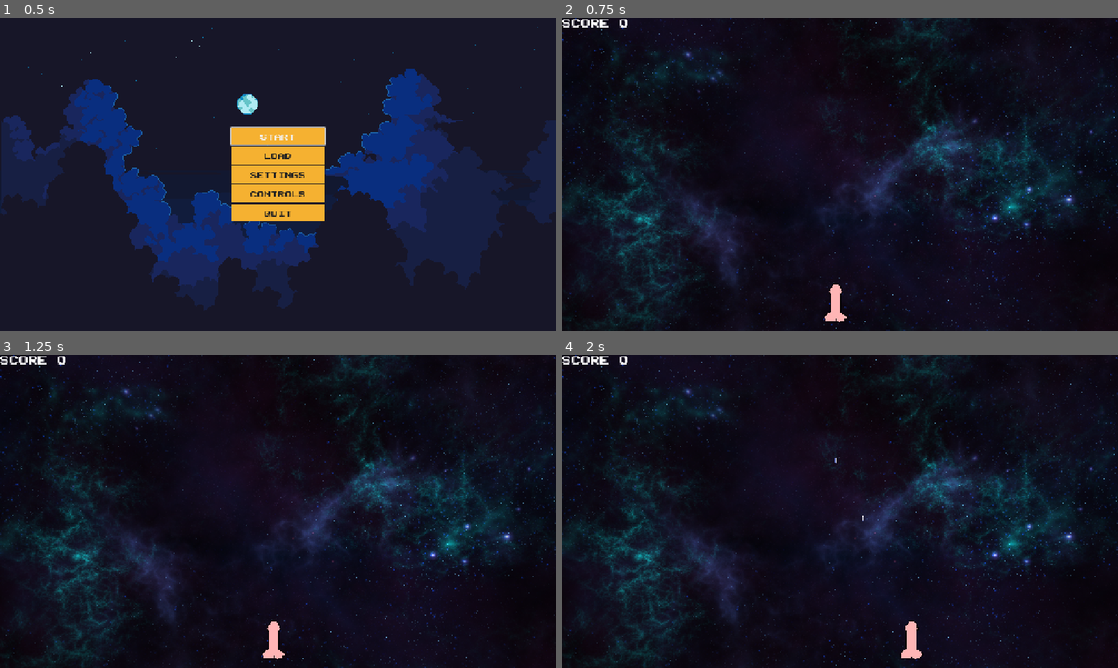
Above: before the commit, frames 1-4 (two rows, left to right).
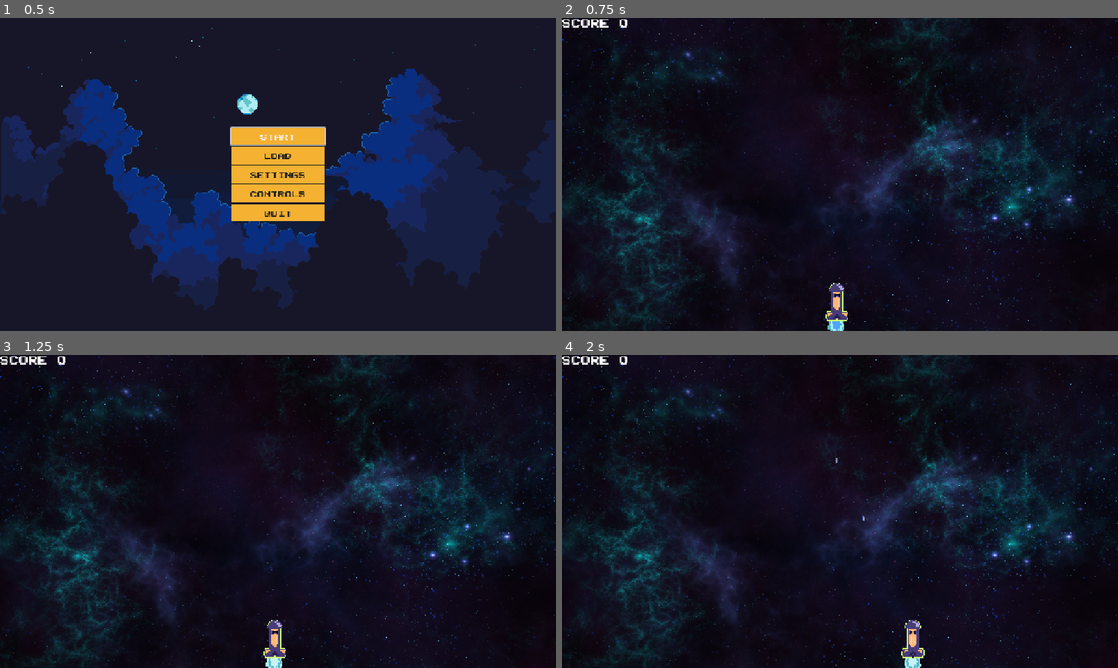
Above: after the commit, the same moments.

Repository: fabiolrodriguez/k-raio
Game: Godot game, scene res://scenes/main_menu/main_menu.tscn
Same seed, same stepped clock (60 frames per second), same inputs: the game is played once before the commit and once after it.
Inputs (mouse positions are in pixels of both pictures, inside the frame that each line leads up to):
- Up to frame 1 (0.5 s): no input
- Up to frame 2 (0.75 s): click "START" at 0.5 s
- Up to frame 3 (1.25 s): no input
- Up to frame 4 (2 s): tap Enter (ui_accept) at 1.25, 1.52 s; move the mouse to (962, 495) at 1.27 s; hold Right (ui_right) from 1.28 s (still down)

Frame 1 is identical in both runs. In frame 2, 0.4% of the frame differs, in the area x 47-52%, y 84-100%; in frame 3, 0.4%; in frame 4, 0.5%, in the area x 49-66%, y 32-100%.

Commit message:
finished upgrades logic and changed player sprite

Diff:
--- a/scenes/player/player.tscn
+++ b/scenes/player/player.tscn
@@ -1,12 +1,28 @@
 [gd_scene format=3 uid="uid://w57g2ubn0bwi"]
 
 [ext_resource type="Script" uid="uid://bk3eqabhw6xy6" path="res://scripts/player.gd" id="1_8afob"]
-[ext_resource type="Texture2D" uid="uid://cwa6srqygup2p" path="res://assets/textures/passaralho.png" id="2_dovo2"]
 [ext_resource type="PackedScene" uid="uid://cfs06d8nvl8l8" path="res://scenes/player/bullet.tscn" id="2_gmlin"]
+[ext_resource type="Texture2D" uid="uid://6k6pe23cs7x8" path="res://assets/textures/Passaralho2.png" id="3_gmlin"]
+[ext_resource type="Texture2D" uid="uid://dsrqwj1h54pnn" path="res://assets/textures/Flame2.png" id="4_p47bc"]
+[ext_resource type="Texture2D" uid="uid://bf8xclesmflel" path="res://assets/textures/Flame.png" id="5_75vfm"]
 
 [sub_resource type="CapsuleShape2D" id="CapsuleShape2D_dovo2"]
 radius = 16.0
 height = 66.0
+
+[sub_resource type="SpriteFrames" id="SpriteFrames_0owmy"]
+animations = [{
+"frames": [{
+"duration": 1.0,
+"texture": ExtResource("4_p47bc")
+}, {
+"duration": 1.0,
+"texture": ExtResource("5_75vfm")
+}],
+"loop": true,
+"name": &"default",
+"speed": 5.0
+}]
 
 [node name="player" type="CharacterBody2D" unique_id=1144793056]
 collision_layer = 2
@@ -15,11 +31,16 @@
 bullet_scene = ExtResource("2_gmlin")
 
 [node name="texture" type="Sprite2D" parent="." unique_id=94469378]
-texture = ExtResource("2_dovo2")
+texture = ExtResource("3_gmlin")
 
 [node name="collider" type="CollisionShape2D" parent="." unique_id=1020706002]
-position = Vector2(-1, 1)
+position = Vector2(0, 1)
 shape = SubResource("CapsuleShape2D_dovo2")
 
 [node name="shootpoint" type="Marker2D" parent="." unique_id=2077615094]
-position = Vector2(-1, -30)
+position = Vector2(0, -30)
+
+[node name="flame" type="AnimatedSprite2D" parent="." unique_id=1588495887]
+position = Vector2(-2, 44)
+sprite_frames = SubResource("SpriteFrames_0owmy")
+autoplay = "default"
--- a/scripts/enemy.gd
+++ b/scripts/enemy.gd
@@ -11,8 +11,8 @@
 @onready var shoot_timer = $shoottimer
 
 @export var upgrade_pickup_scene: PackedScene
-@export var drop_chance: float = 0.2
-@export var possible_upgrades: Array[String] = ["spread_shot", "speed_up"]
+@export var drop_chance: float = 0.1
+@export var possible_upgrades: Array[String] = ["spread_shot", "speed_up", "fire_rate", "shield"]
 
 func _process(delta):
 	global_position.y += speed * delta
--- a/scripts/enemydiag.gd
+++ b/scripts/enemydiag.gd
@@ -1,6 +1,6 @@
 extends Area2D
 
-@export var speed: float = 120.0
+@export var speed: float = 140.0
 @export var hp: int = 1
 @export var destroy_sound: AudioStream
 @export var score_value: int = 150
@@ -11,7 +11,7 @@
 
 @export var upgrade_pickup_scene: PackedScene
 @export var drop_chance: float = 0.2
-@export var possible_upgrades: Array[String] = ["spread_shot", "speed_up"]
+@export var possible_upgrades: Array[String] = ["spread_shot", "speed_up", "fire_rate", "shield"]
 
 
 func _ready():
--- a/scripts/player.gd
+++ b/scripts/player.gd
@@ -12,11 +12,13 @@
 var upgrades = {
 	"spread_shot": 0,
 	"fire_rate": 0,
-	"speed_up": 0
+	"speed_up": 0,
+	"shield": 0
 }
 
 var base_fire_rate: float = 0.2
 var base_speed: float = 250.0
+var shield_charges := 0
 
 func _ready():
 	screen_size = get_viewport_rect().size
@@ -60,6 +62,12 @@
 	if is_dead:
 		return
 
+	# verifica shield antes de morrer
+	if shield_charges > 0:
+		shield_charges -= 1
+		on_shield_hit()
+		return
+
 	is_dead = true
 
 	var game = get_tree().current_scene
@@ -73,6 +81,10 @@
 		upgrades[upgrade_id] = 0
 
 	upgrades[upgrade_id] += 1
+
+	if upgrade_id == "shield":
+		shield_charges += 1
+
 	recalculate_upgrades()
 	print("Upgrade aplicado:", upgrade_id)
 	print("Velocidade atual:", speed)
@@ -89,3 +101,8 @@
 	get_tree().current_scene.add_child(bullet)
 	bullet.global_position = shoot_point.global_position + Vector2(x_offset, 0)
 	bullet.direction = direction.normalized()
+
+func on_shield_hit():
+	print("Shield absorveu o dano!")
+
+	# aqui podemos adicionar efeito visual depois
--- a/scripts/upgrade.gd
+++ b/scripts/upgrade.gd
@@ -7,7 +7,7 @@
 var upgrade_colors = {
 	"spread_shot": Color(1.0, 0.3, 0.3),   # vermelho
 	"speed_up": Color(0.3, 0.8, 1.0),      # azul claro
-	"fire_rate": Color(1.0, 0.9, 0.3),     # amarelo
+	"fire_rate": Color(1.0, 1.0, 0.161, 1.0),     # amarelo
 	"shield": Color(0.4, 1.0, 0.5)         # verde
 }
 
Binary file added: assets/textures/Flame.png
Not shown, added: assets/textures/Flame.png.import
Binary file added: assets/textures/Flame2.png
Not shown, added: assets/textures/Flame2.png.import
Binary file added: assets/textures/Passaralho2.png
Not shown, added: assets/textures/Passaralho2.png.import
